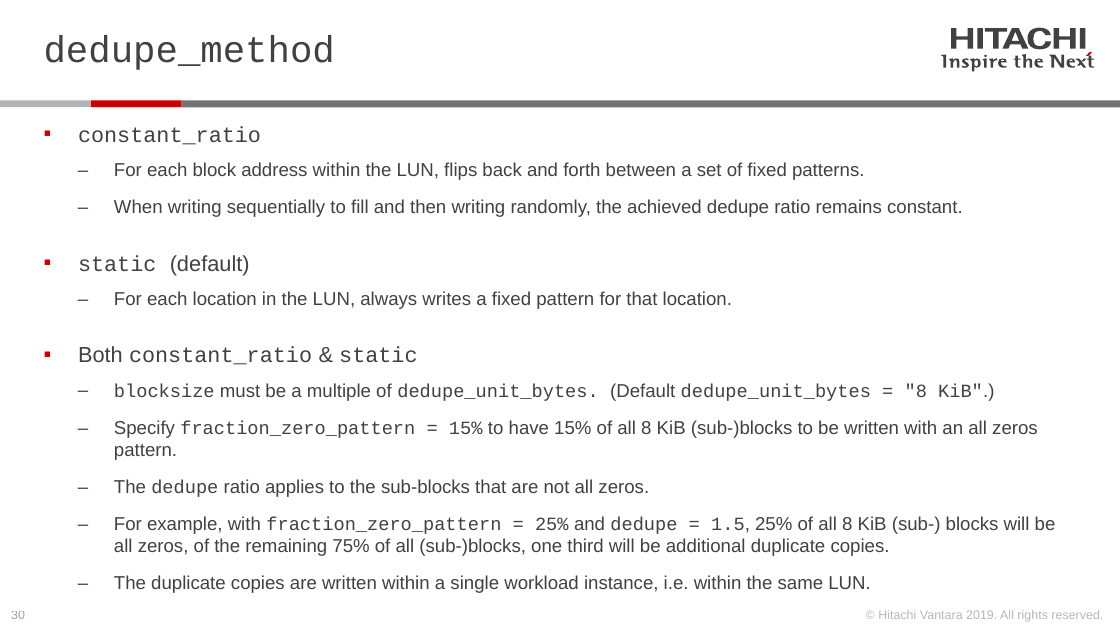
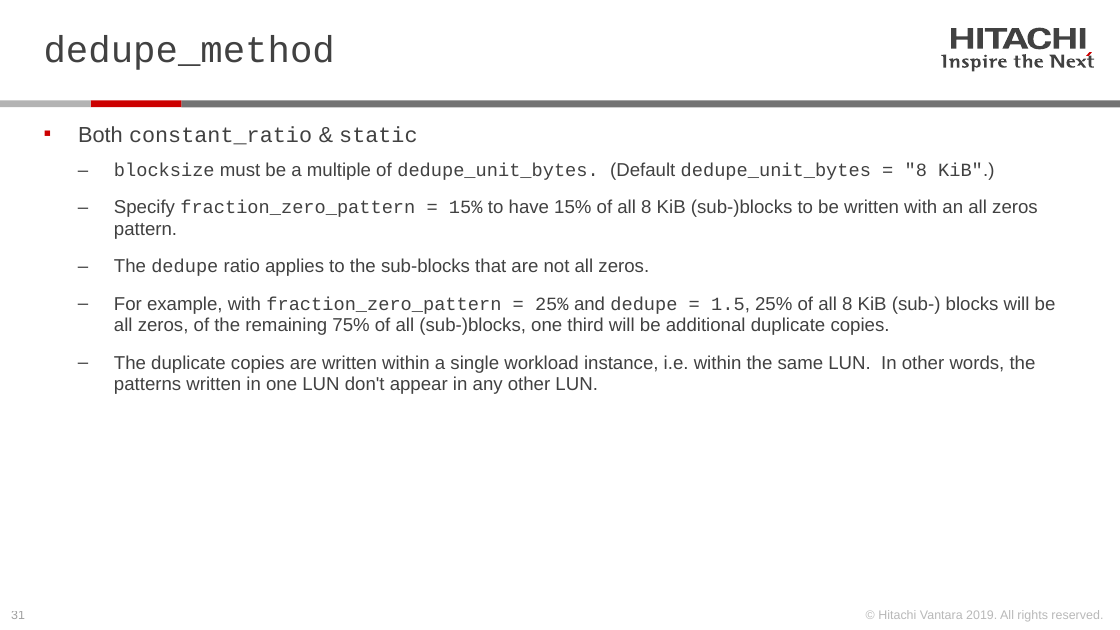
Before and after one commit to Hitachi-Data-Systems/ivy, a slide deck: slide 31 of doc/Programming the ivy engine.pptx (slide 30 before the commit). Drawn at 1120x630 pixels with LibreOffice and Linux fonts; fonts in the diff are those of the drawing. Boxes give left, top, right and bottom in pixels: in the first picture for what was removed or moved away, otherwise in the second. Text is boxed around its words. In the diff, an @@ line names an element or a change of style, - is before the commit and + after.

Commit message:
1) updated dedupe_method doc, 2) permit periods in test names, 3) show compressibility in %

```diff
--- a/doc/Programming the ivy engine.pptx
+++ b/doc/Programming the ivy engine.pptx
@@ text at bbox=[78, 126, 963, 309]: paragraphs removed @@
-▪ constant_ratio
-  ‒ For each block address within the LUN, flips back and forth between a set of fixed patterns.
-  ‒ When writing sequentially to fill and then writing randomly, the achieved dedupe ratio remains constant.
-▪ static (default)
-  ‒ For each location in the LUN, always writes a fixed pattern for that location.
@@ text at bbox=[114, 355, 1036, 394]: text changed @@
-  ‒ The duplicate copies are written within a single workload instance, i.e. within the same LUN.
+  ‒ The duplicate copies are written within a single workload instance, i.e. within the same LUN. In other words, the patterns written in one LUN don't appear in any other LUN.
@@ page number at bbox=[11, 611, 25, 619]: text changed @@
-30
+31
```
Also in this commit, not shown: 1 other slide changed, 1 slide added, 7 other files.
